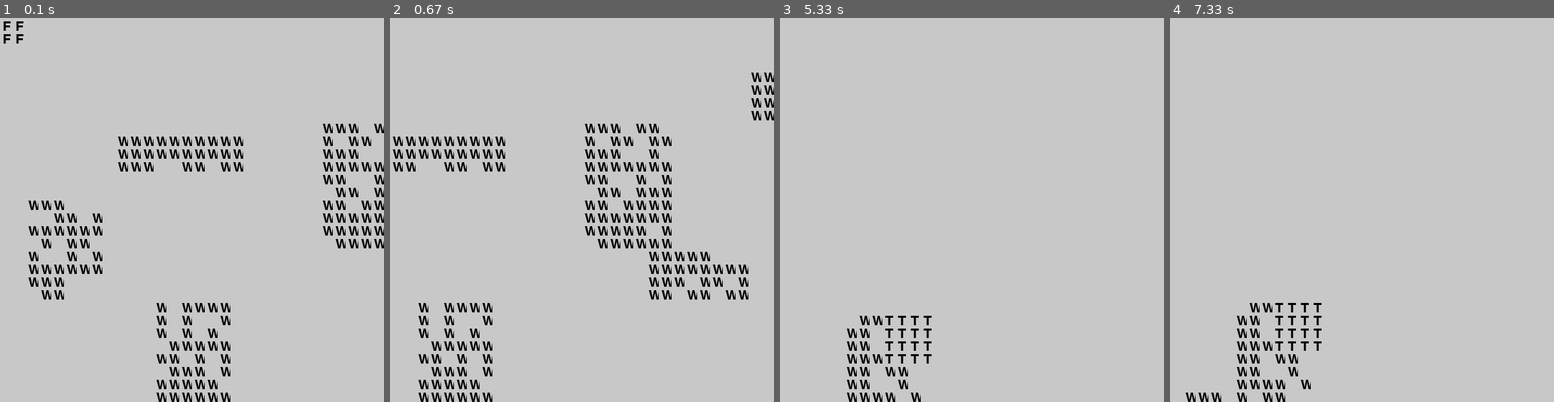
Above: before the commit, frames 1-4 (left to right).
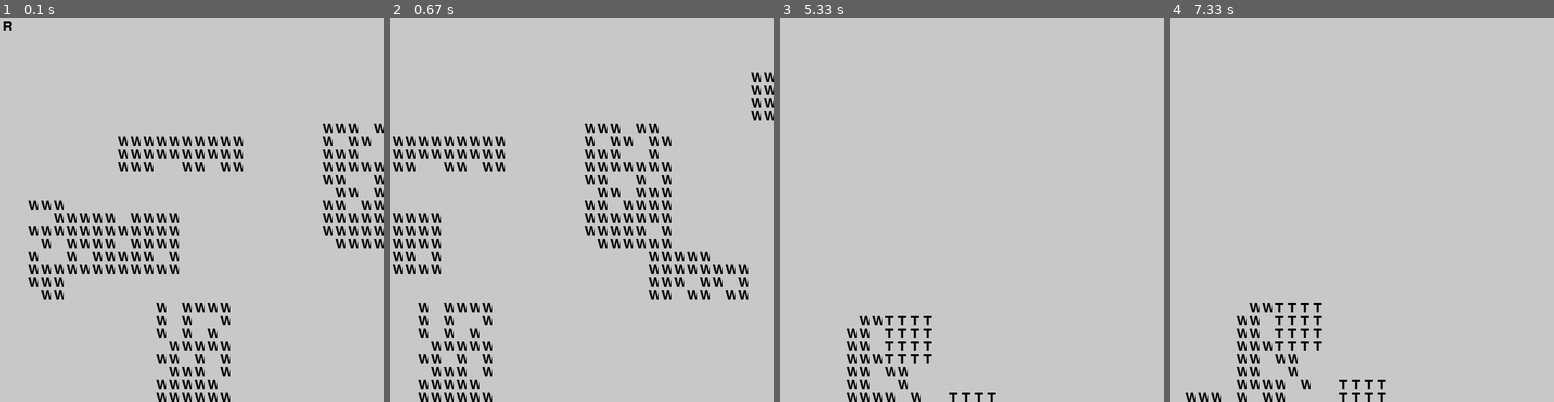
Above: after the commit, the same moments.

Repository: vstadle/AIge-of-EmpAIres
Game: pygame game, started from src/main.py
Two runs of this game, one before a commit and one after it. Both use one fixed random seed, a clock stepped at 60 frames per second and the inputs below.
Inputs:
- Up to frame 1 (0.1 s): no input
- Up to frame 2 (0.67 s): hold D from 0.33 s (still down)
- Up to frame 3 (5.33 s): release D at 0.8 s; hold D 0.83-1.3 s; hold S 1.33-1.63 s; hold D 1.67-2.3 s; hold S 2.33-2.7 s; hold D 2.73-3.2 s; hold D 3.23-3.7 s; tap Z at 3.3, 3.6, 3.8, 4.13, 4.43, 4.8, 5.2 s; hold S 3.73-4.03 s; hold D 4.07-4.7 s; hold S 4.73-5.1 s; hold D from 5.13 s (still down)
- Up to frame 4 (7.33 s): tap Z at 5.5, 5.7, 6, 6.2, 6.53, 6.83, 7.2 s; release D at 5.6 s; hold D 5.63-6.1 s; hold S 6.13-6.43 s; hold D 6.47-7.1 s; hold S from 7.13 s (still down)

The runs differ from the first frame. In frame 1, 1.3% of the frame differs, in the area x 0-47%, y 0-67%; in frame 2, 0.8%; in frame 3, 0.1%; in frame 4, 0.2%.

Commit message:
[STADLER] Ajout fonctionalité choix mode de jeu et fix bug placement TownCenter Multiple

Diff:
--- a/src/controller/ControllerMap.py
+++ b/src/controller/ControllerMap.py
@@ -51,9 +51,9 @@
             self.map.generateCenterResources()
         self.map.generateForest()
 
-    def addUnits(self, unit, player):
+    def addUnits(self, unit, player, building):
         start_time = time.time()
-        self.training_queue.append({"unit": unit, "player": player, "start_time": start_time})
+        self.training_queue.append({"unit": unit, "player": player, "start_time": start_time, "building": building})
 
     def update_training_units(self):
         current_time = time.time()
@@ -61,18 +61,9 @@
             unit = item["unit"]
             player = item["player"]
             start_time = item["start_time"]
+            building = item["building"]
 
             if current_time - start_time >= unit.trainingTime:
-                building = None
-                if isinstance(unit, Villager):
-                    building = player.getPlayer().getTownCenter()
-                elif isinstance(unit, Archer):
-                    building = player.getPlayer().getArcheryRange()
-                elif isinstance(unit, Horseman):
-                    building = player.getPlayer().getStable()
-                elif isinstance(unit, Swordsman):
-                    building = player.getPlayer().getBarracks()
-
 
                 x = building.getX()
                 y = building.getY()
@@ -120,3 +111,6 @@
 
     def getMap(self):
         return self.map
+
+    def is_free(self, x, y):
+        return self.map.is_free(x, y)
--- a/src/controller/ControllerPlayer.py
+++ b/src/controller/ControllerPlayer.py
@@ -6,11 +6,58 @@
 from model.TownCenter import TownCenter
 from model.Farm import Farm
 from model.Camp import Camp
+from model.Villager import Villager
+from model.Archer import Archer
+from model.Horseman import Horseman
+from model.Swordsman import Swordsman
 
 class ControllerPlayer():
 
-    def __init__(self, name, f, w, g):
+    def __init__(self, name, f, w, g, cmap):
         self.player = Player(name, f, w, g)
+        self.cmap = cmap
+
+    def initializeTownCenter(self, nb):
+
+        for i in range(nb):
+            check = False
+            while(not check):
+                towncenter = self.player.getBuildings()[0]
+                posx = towncenter.getX()
+                posy = towncenter.getY()
+                sizeMap = towncenter.getSizeMap()
+
+                rx = random.randint(-5, 5)
+                ry = random.randint(-5, 5)
+
+                if rx == 0:
+                    rx = rx + sizeMap + 2
+                elif rx > 0:
+                    rx = rx + sizeMap
+
+                if ry == 0:
+                    ry = ry - sizeMap - 2
+                elif ry < 0:
+                    ry = ry - sizeMap
+
+                posx = posx + rx
+                posy = posy + ry
+
+                is_free = True
+                for k in range(sizeMap):
+                    for l in range(sizeMap):
+                        if(not self.cmap.is_free(posx+k, posy+l)):
+                            is_free = False
+                            break
+                    if(not is_free):
+                        break
+                if(is_free):
+                    self.cmap.addBuilding(TownCenter(), posx, posy, self)
+                    check = True
+
+        print(self.player.name)
+        for building in self.player.getBuildings():
+            print(building)
 
     def addBuilding(self, building,x,y):
         if isinstance(building, TownCenter):
@@ -27,5 +74,43 @@
     def addUnit(self,unit):
         self.player.addUnit(unit)
 
+    def trainVillager(self, building):
+        villager = Villager()
+        if self.player.canAffordUnit(villager):
+            self.addUnit(villager)
+            self.player.removeResourcesForUnit(villager)
+            self.cmap.addUnits(villager, self, building)
+            return 0
+        return -1
+
+    def trainArcher(self, building):
+        archer = Archer()
+        if self.player.canAffordUnit(archer):
+            self.addUnit(archer)
+            self.player.removeResourcesForUnit(archer)
+            self.cmap.addUnits(archer, self, building)
+            return 0
+        return -1
+
+    def trainHorseman(self, building):
+        horseman = Horseman()
+        if self.player.canAffordUnit(horseman):
+            self.addUnit(horseman)
+            self.player.removeResourcesForUnit(horseman)
+            self.cmap.addUnits(horseman, self, building)
+            return 0
+        else:
+            return -1
+
+    def trainSwordsman(self, building):
+        swordsman = Swordsman()
+        if self.player.canAffordUnit(swordsman):
+            self.addUnit(swordsman)
+            self.player.removeResourcesForUnit(swordsman)
+            self.cmap.addUnits(swordsman, self, building)
+            return 0
+        else:
+            return -1
+
     def getPlayer(self):
         return self.player
--- a/src/controller/UIHandler.py
+++ b/src/controller/UIHandler.py
@@ -15,35 +15,44 @@
         self.controllerMap = ControllerMap()
         self.lstPlayers = []
 
-        # Création de 4 joueurs
-        for i in range(1):
-            self.lstPlayers.append(ControllerPlayer("Player"+str(i), 100, 100, 100))
-
-        # Placement des town centers sur la map
-        self.controllerMap.placementTownCenter(len(self.lstPlayers), self.lstPlayers)
+        self.initialize("Marines", 2)
 
         # Génération des ressources de la Map
         self.controllerMap.genRessources(MapType.CENTER_RESOURCES)
 
-        if self.lstPlayers[0].getPlayer().getTownCenter() != None:
-            print("TownCenter du joueur 0 : ", self.lstPlayers[0].getPlayer().getTownCenter().getX(), self.lstPlayers[0].getPlayer().getTownCenter().getY())
+    def initialize(self, typeGame, nbPlayers):
+        if(typeGame == "Lean"):
 
-        self.controllerMap.addBuilding(Farm(), 0, 0, self.lstPlayers[0])
-        templstBuildings = self.lstPlayers[0].getPlayer().getBuildings()
-        for temp in templstBuildings:
-            if isinstance(temp, Farm):
-                print("Farm du joueur 0 : ", temp.getX(), temp.getY())
-                break
+            for i in range(nbPlayers):
+                self.lstPlayers.append(ControllerPlayer("Player"+str(i), 50, 200, 50, self.controllerMap))
 
-        self.controllerMap.addUnits(Villager(), self.lstPlayers[0])
-        self.controllerMap.addUnits(Villager(), self.lstPlayers[0])
-        self.controllerMap.addUnits(Villager(), self.lstPlayers[0])
-        '''Test références des batiments sur la map avec prise de dégats'''
-        '''self.controllerMap.getMap().addBuilding(TownCenter(), 0, 0)
-        self.controllerMap.getMap().getBuildings()[0][0].setHp(300)
-        print(self.controllerMap.getMap().getBuildings()[3][3].getHp())
-        self.controllerMap.getMap().getBuildings()[2][1].setHp(5000)
-        print(self.controllerMap.getMap().getBuildings()[3][1].getHp())'''
+            self.controllerMap.placementTownCenter(len(self.lstPlayers), self.lstPlayers)
+
+            for cplayer in self.lstPlayers:
+                for j in range(3):
+                    cplayer.trainVillager(cplayer.getPlayers().getBuildings()[0])
+
+        elif(typeGame == "Mean"):
+
+            for i in range(nbPlayers):
+                self.lstPlayers.append(ControllerPlayer(ControllerPlayer("Player"+str(i), 2000, 2000, 2000, self.controllerMap)))
+
+            self.controllerMap.placementTownCenter(len(self.lstPlayers), self.lstPlayers)
+
+            for cplayer in self.lstPlayers:
+                for j in range(3):
+                    cplayer.trainVillager(cplayer.getPlayers().getBuildings()[0])
+
+        elif(typeGame ==  "Marines"):
+
+            for i in range(nbPlayers):
+                self.lstPlayers.append(ControllerPlayer("Player"+str(i), 20000, 20000, 20000, self.controllerMap))
+
+            self.controllerMap.placementTownCenter(len(self.lstPlayers), self.lstPlayers)
+
+            for cplayer in self.lstPlayers:
+                cplayer.initializeTownCenter(2)
+
 
     def start(self):
         self.controllerMap.run()
--- a/src/model/Buildings.py
+++ b/src/model/Buildings.py
@@ -7,9 +7,11 @@
         self.hp = hp
         self.sizeMap = sizeMap
         self.letter = letter
+        self.x = 0
+        self.y = 0
 
     def __repr__(self):
-        return "Buildings(%r, %r, %r, %r)" % (self.costW, self.bTime, self.hp, self.sizeMap)
+        return "Buildings(%r, %r, %r, %r, %r, %r)" % (self.costW, self.bTime, self.hp, self.sizeMap, self.x, self.y)
 
     def print_Buildings(self):
         print("Buildings")
@@ -35,3 +37,6 @@
 
     def getY (self):
         return self.y
+
+    def getSizeMap(self):
+        return self.sizeMap
--- a/src/model/TownCenter.py
+++ b/src/model/TownCenter.py
@@ -9,7 +9,7 @@
         self.population = 5
 
     def __repr__(self):
-        return "TownCenter(%r, %r, %r, %r, %r, %r)" % (self.costW, self.bTime, self.hp, self.sizeMap, self.competence2)
+        return "TownCenter(%r, %r, %r, %r, %r, %r, %r)" % (self.costW, self.bTime, self.hp, self.sizeMap, self.competence2, self.x, self.y)
 
     def print_TownCenter(self):
         print("TownCenter")
--- a/src/model/Units.py
+++ b/src/model/Units.py
@@ -39,3 +39,12 @@
 
     def getLetter(self):
         return self.letter
+
+    def getCostF(self):
+        return self.costF
+
+    def getCostG(self):
+        return self.costG
+
+    def getCostW(self):
+        return self.costW
